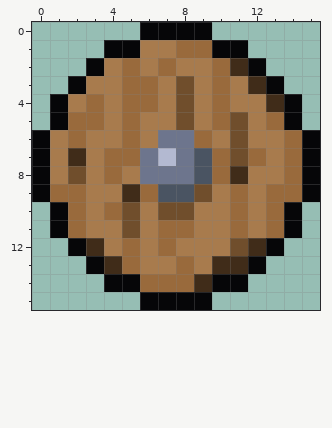
Pixel-art sprite: Assets/WoodShield.png. The first picture shows the starting point.
The file is 32x32 pixels, drawn in blocks of 2x2; one block is one cell here.
After the commit:
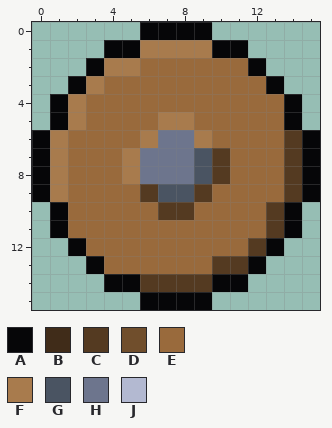
Palette (. is transparent): A #060608  B #402c19  C #543a21  D #704e2c  E #996a3c  F #a87b4d  G #4a5462  H #6d758d  J #b3b9d1
From old to new:
y 1: x 8..9 EE -> FF
y 2: x 5..6 EF -> FE; x 8..9 FF -> EE; x 11 B -> E
y 3: x 4 F -> E; x 7..9 FDF -> EEE; x 11..12 FB -> EE
y 4: x 4 F -> E; x 7..9 FDF -> EEE; x 11..13 FFB -> EEE
y 5: x 2 E -> F; x 4 F -> E; x 6 F -> E; x 8..9 DF -> FE; x 11..12 DF -> EE
y 6: x 3..4 FF -> EE; x 9..14 EFDFFE -> FEEEEC
y 7: x 2..3 BF -> EE; x 5 E -> F; x 7 J -> H; x 10..11 ED -> CE; x 13..14 FE -> EC
y 8: x 2..3 DF -> EE; x 10..14 EBFFE -> CEEEC
y 9: x 1 E -> F; x 3..6 FFBE -> EEEC; x 9..10 DF -> CE; x 12 F -> E; x 14 E -> C
y 10: x 3 F -> E; x 5..10 DFDDFF -> EECCEE; x 12..13 FE -> EC
y 11: x 3..6 FFDF -> EEEE; x 9..10 FF -> EE; x 12..13 FE -> EC
y 12: x 3..4 BF -> EE; x 6 F -> E; x 8..12 FFFDB -> EEEEC
y 13: x 4 B -> E; x 6..7 FF -> EE; x 9..11 FBB -> ECC
y 14: x 6..9 EEEB -> CCCC
Where, in picture pixels (left, top, right, bottom), the same in both pictures:
changed: (50, 40, 302, 292)
